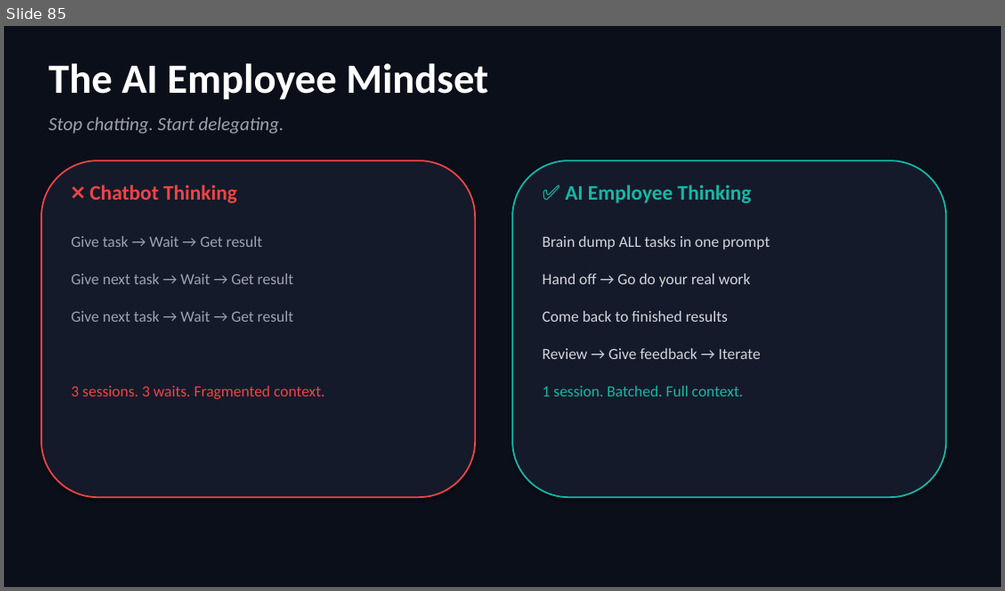
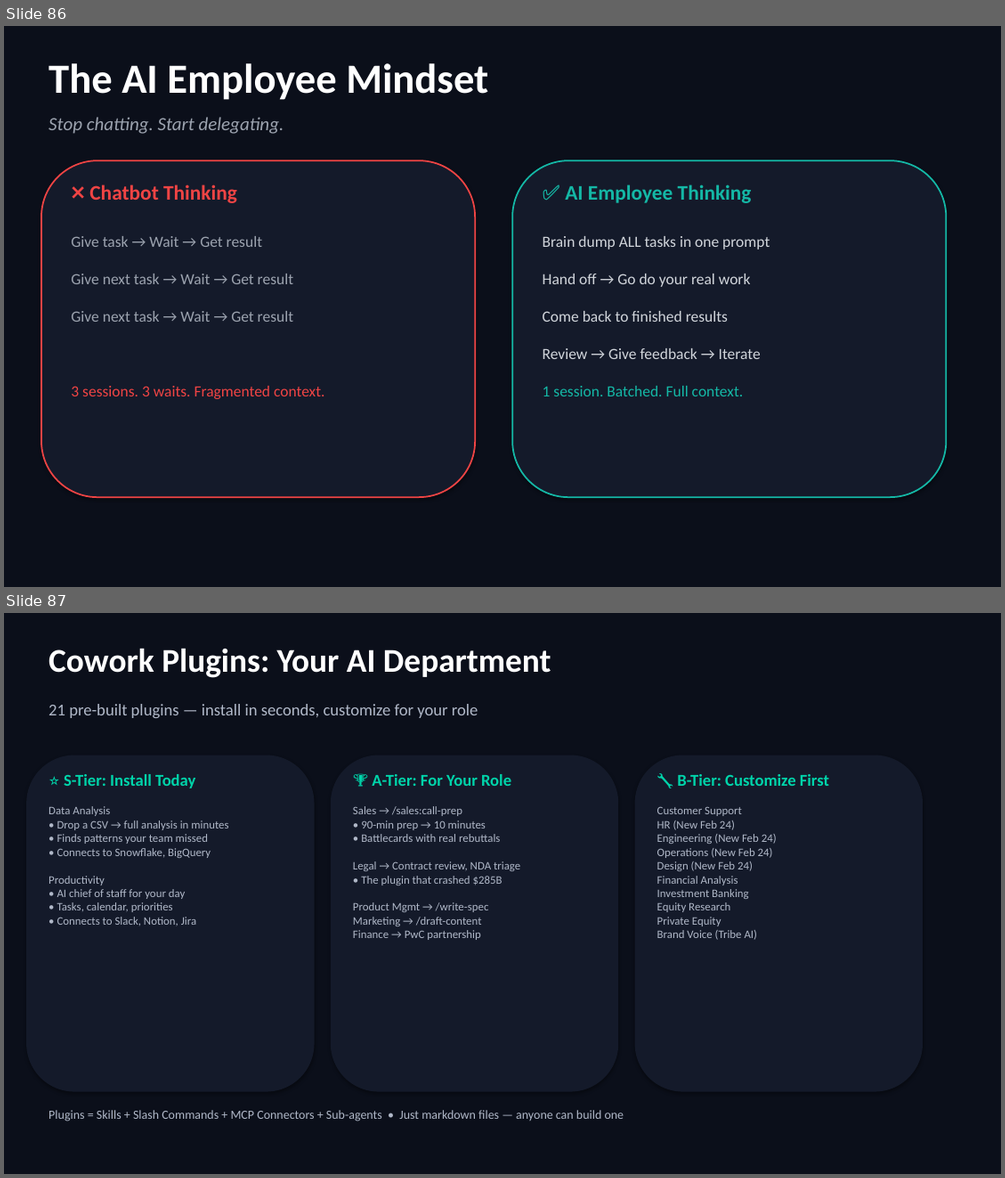
Before and after one commit to scottrhay/AIA-ClaudeCopilot, a slide deck: slides/Day1_Claude_for_Business.pptx. Shown one above the other, each under a label of ours: slide 85 before the commit, slides 86 and 87 after it. The pictures are 1005x591 and 1005x1178 pixels, drawn with LibreOffice and Linux fonts; fonts in the diff are those of the drawing. Boxes give left, top, right and bottom in pixels: in the first picture for what was removed or moved away, otherwise in the second. Text is boxed around its words. In the diff, an @@ line names an element or a change of style, - is before the commit and + after.

```diff
--- a/slides/Day1_Claude_for_Business.pptx
+++ b/slides/Day1_Claude_for_Business.pptx
@@ slide 87 added at bbox=[4, 613, 1001, 1174], background #0B0F1A @@
@@ text added at bbox=[48, 648, 551, 678], 32 pt, text #FFFFFF, bold @@
+Cowork Plugins: Your AI Department
@@ text added at bbox=[48, 704, 478, 718], 16 pt, text #B0B8C8 @@
+21 pre-built plugins — install in seconds, customize for your role
@@ rounded rectangle added at bbox=[26, 755, 315, 1092], fill #141A2A @@
@@ rounded rectangle added at bbox=[331, 755, 619, 1092], fill #141A2A @@
@@ rounded rectangle added at bbox=[635, 755, 923, 1092], fill #141A2A @@
@@ text added at bbox=[64, 774, 195, 788], 16 pt, text #00D4AA, bold @@
+⭐ S-Tier: Install Today
@@ text added at bbox=[372, 774, 511, 786], 16 pt, text #00D4AA, bold @@
+🏆 A-Tier: For Your Role
@@ text added at bbox=[677, 774, 829, 786], 16 pt, text #00D4AA, bold @@
+🔧 B-Tier: Customize First
@@ text added at bbox=[48, 806, 228, 925], 11 pt, text #B0B8C8 @@
+Data Analysis
+• Drop a CSV → full analysis in minutes
+• Finds patterns your team missed
+• Connects to Snowflake, BigQuery
+Productivity
+• AI chief of staff for your day
+• Tasks, calendar, priorities
+• Connects to Slack, Notion, Jira
@@ text added at bbox=[353, 806, 520, 940], 11 pt, text #B0B8C8 @@
+Sales → /sales:call-prep
+• 90-min prep → 10 minutes
+• Battlecards with real rebuttals
+Legal → Contract review, NDA triage
+• The plugin that crashed $285B
+Product Mgmt → /write-spec
+Marketing → /draft-content
+Finance → PwC partnership
@@ text added at bbox=[657, 806, 777, 940], 11 pt, text #B0B8C8 @@
+Customer Support
+HR (New Feb 24)
+Engineering (New Feb 24)
+Operations (New Feb 24)
+Design (New Feb 24)
+Financial Analysis
+Investment Banking
+Equity Research
+Private Equity
+Brand Voice (Tribe AI)
@@ text added at bbox=[48, 1110, 624, 1121], 12 pt, text #B0B8C8 @@
+Plugins = Skills + Slash Commands + MCP Connectors + Sub-agents • Just markdown files — anyone can build one
@@ what was slide 85 is now slide 86 @@
```
Also in this commit, not shown: 2 other slides added.
